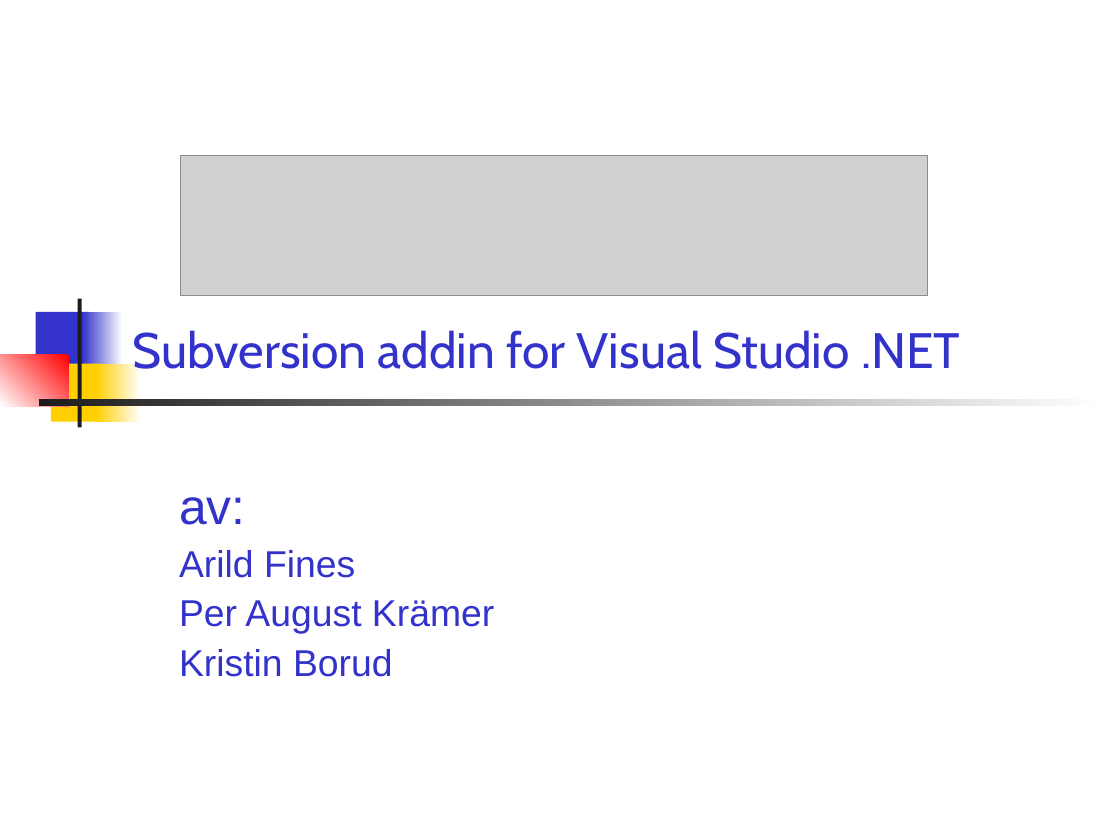
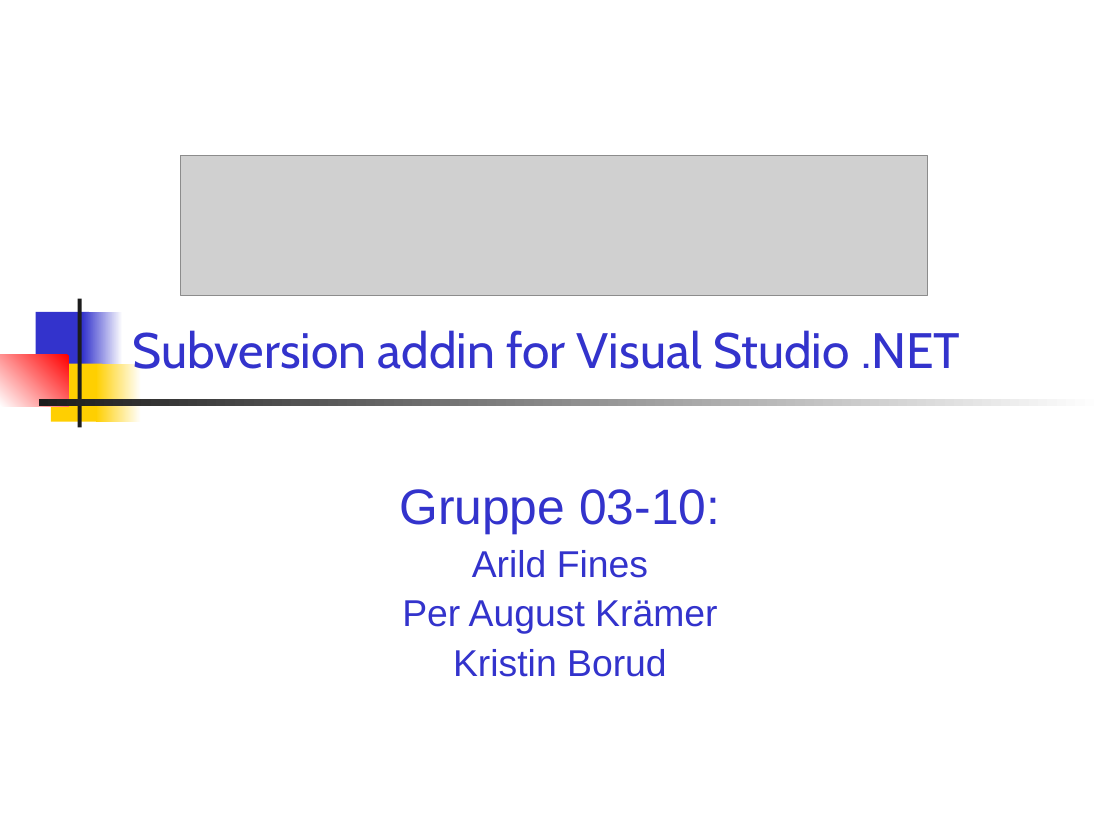
Before and after one commit to windygu/AnkhSVN, a slide deck: slide 1 of doc/powerpoint/Subversion_addin_for_VS.NET.ppt. Drawn at 1120x840 pixels with LibreOffice and Linux fonts; fonts in the diff are those of the drawing; grey boxes stand for pictures. Boxes give left, top, right and bottom in pixels: in the first picture for what was removed or moved away, otherwise in the second. Text is boxed around its words. In the diff, an @@ line names an element or a change of style, - is before the commit and + after.

```diff
--- a/doc/powerpoint/Subversion_addin_for_VS.NET.ppt
+++ b/doc/powerpoint/Subversion_addin_for_VS.NET.ppt
@@ subtitle at [399,489,720,535]: text changed @@
-av:
+Gruppe 03-10:
@@ subtitle at [402,550,717,677]: alignment left to centre @@
```
Also in this commit, not shown: 17 other slides changed, 1 slide added.
